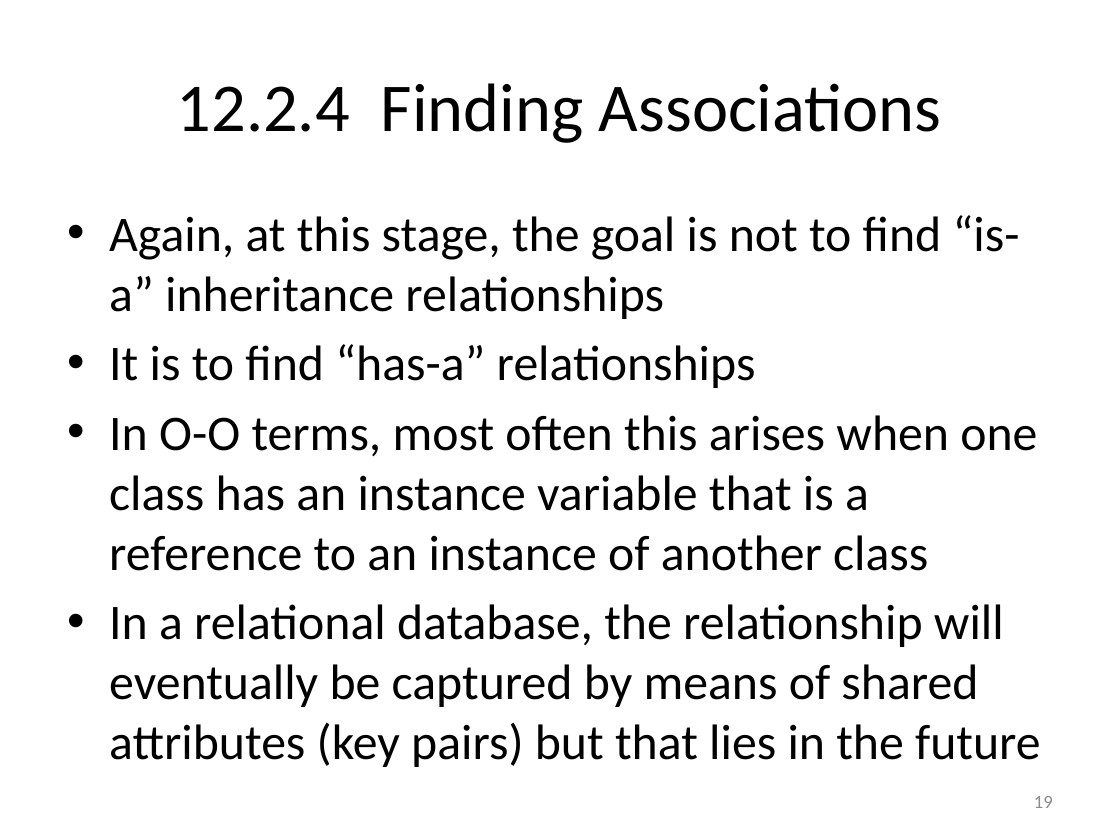
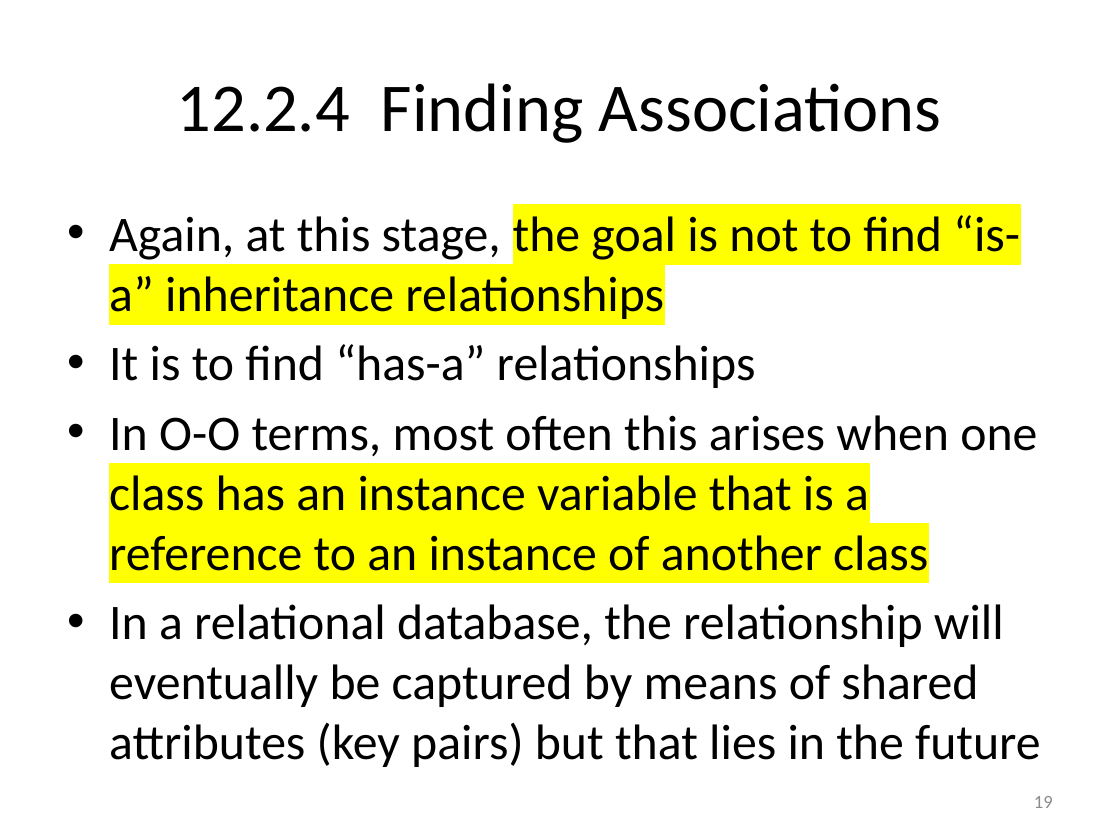
Before and after one commit to spiman9/BE-CSE, a slide deck: slide 19 of SEM-5/OOMD/Unit 4/4th unit.pptx. Drawn at 1120x840 pixels with LibreOffice and Linux fonts; fonts in the diff are those of the drawing. Boxes give left, top, right and bottom in pixels: in the first picture for what was removed or moved away, otherwise in the second. Text is boxed around its words. In the diff, an @@ line names an element or a change of style, - is before the commit and + after.

```diff
--- a/SEM-5/OOMD/Unit 4/4th unit.pptx
+++ b/SEM-5/OOMD/Unit 4/4th unit.pptx
@@ text at (109,215,1037,571): highlight none to #FFFF00 in "the goal is not to find “is-a” ...", "class has an instance variable that is ..." @@
```
Also in this commit, not shown: 14 other slides changed, 1 other file.
